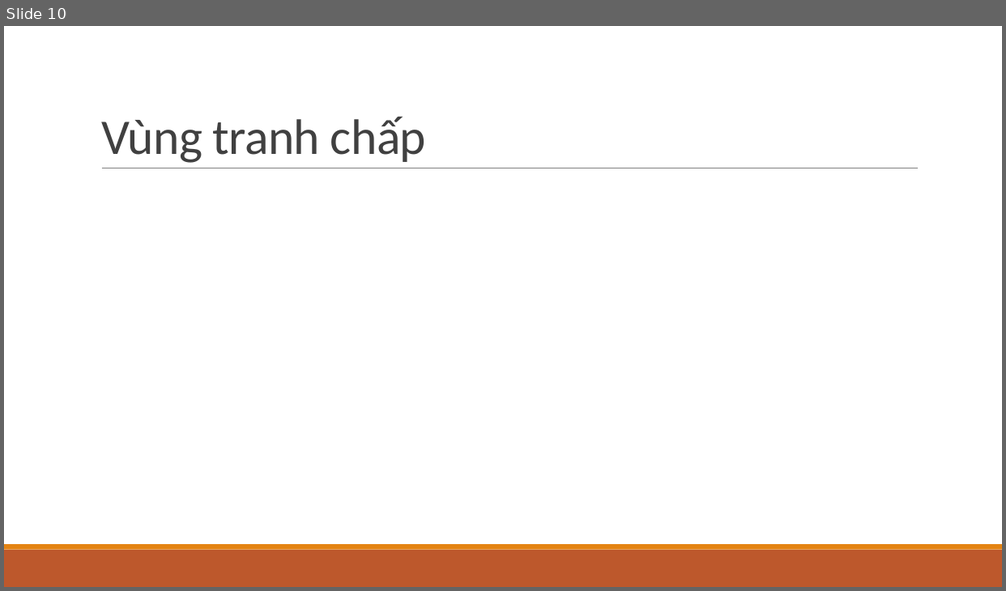
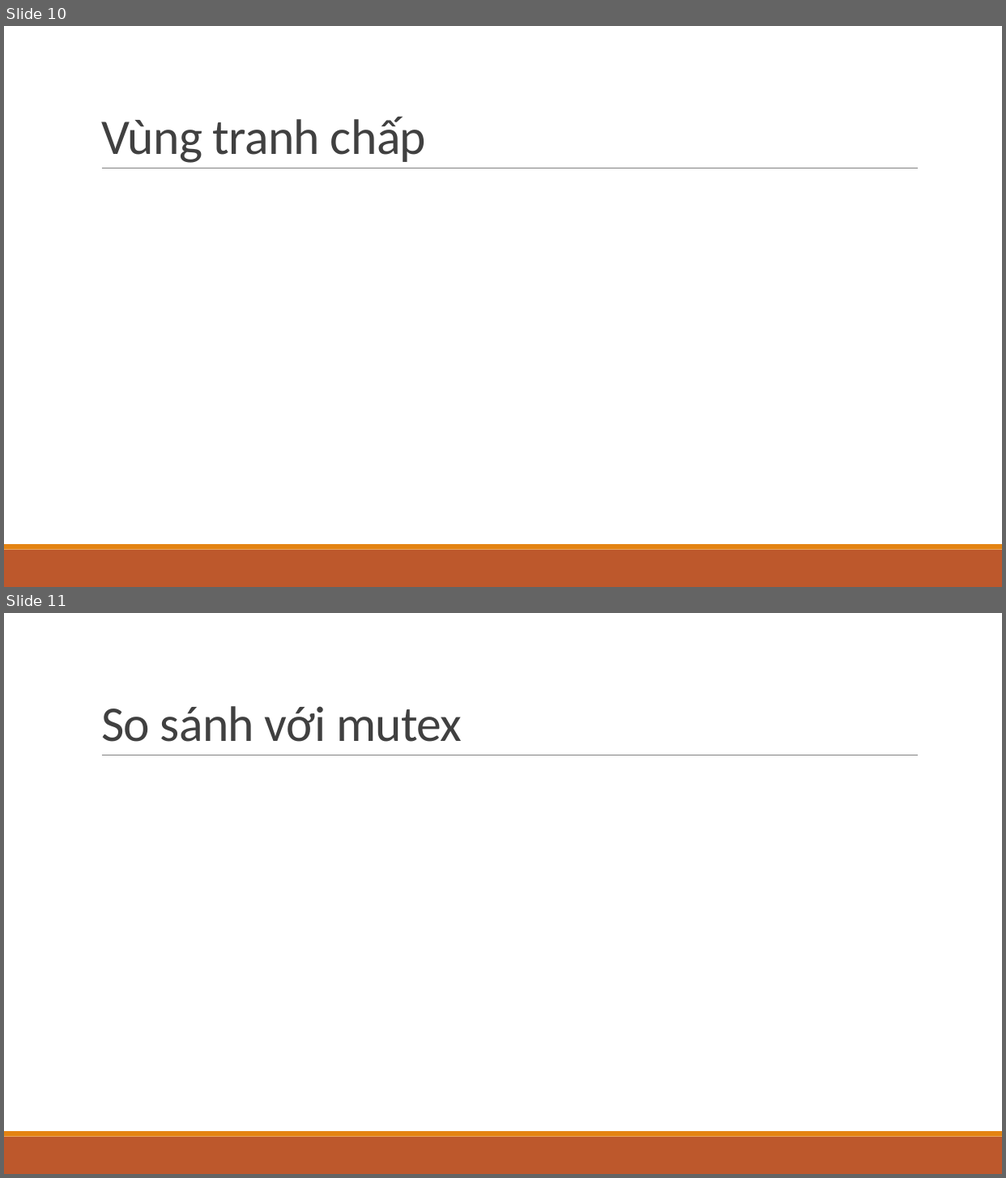
Before and after one commit to sunny-THS/Semaphore_CP, a slide deck: BaoCaoPPT.pptx. Shown one above the other, each under a label of ours: slide 10 before the commit, slides 10 and 11 after it. The pictures are 1006x591 and 1006x1178 pixels, drawn with LibreOffice and Linux fonts; fonts in the diff are those of the drawing. Boxes give left, top, right and bottom in pixels: in the first picture for what was removed or moved away, otherwise in the second. Text is boxed around its words. In the diff, an @@ line names an element or a change of style, - is before the commit and + after.

```diff
--- a/BaoCaoPPT.pptx
+++ b/BaoCaoPPT.pptx
@@ slide 11 added at <box>4,613,1002,1174</box>, background #FFFFFF; not listed: 3 template elements that a slide beside it also shows @@
@@ title added at <box>101,706,462,742</box>, 48 pt, text #404040 @@
+So sánh với mutex
```
Also in this commit, not shown: 2 slides changed, 1 other slide added.
